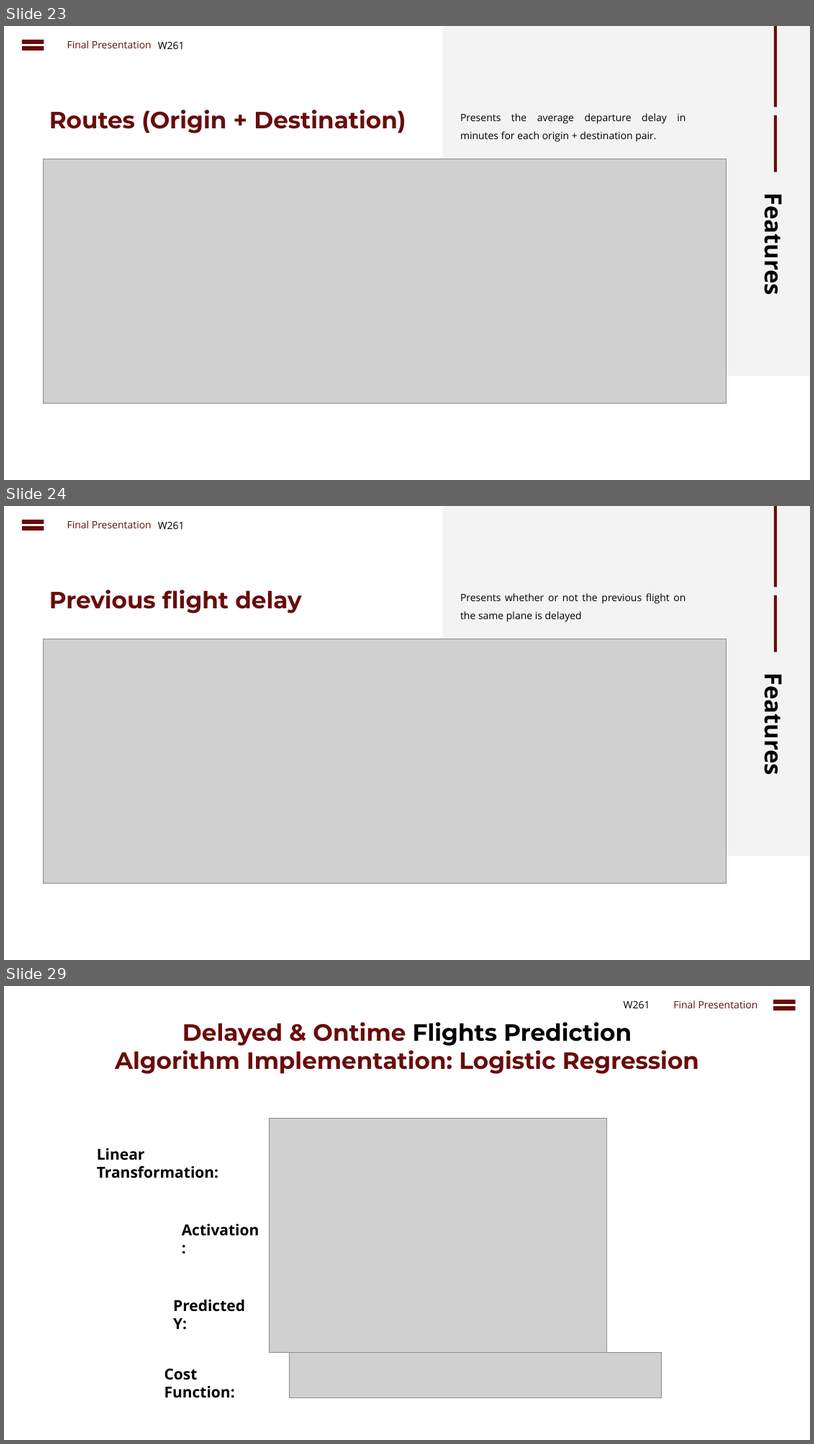
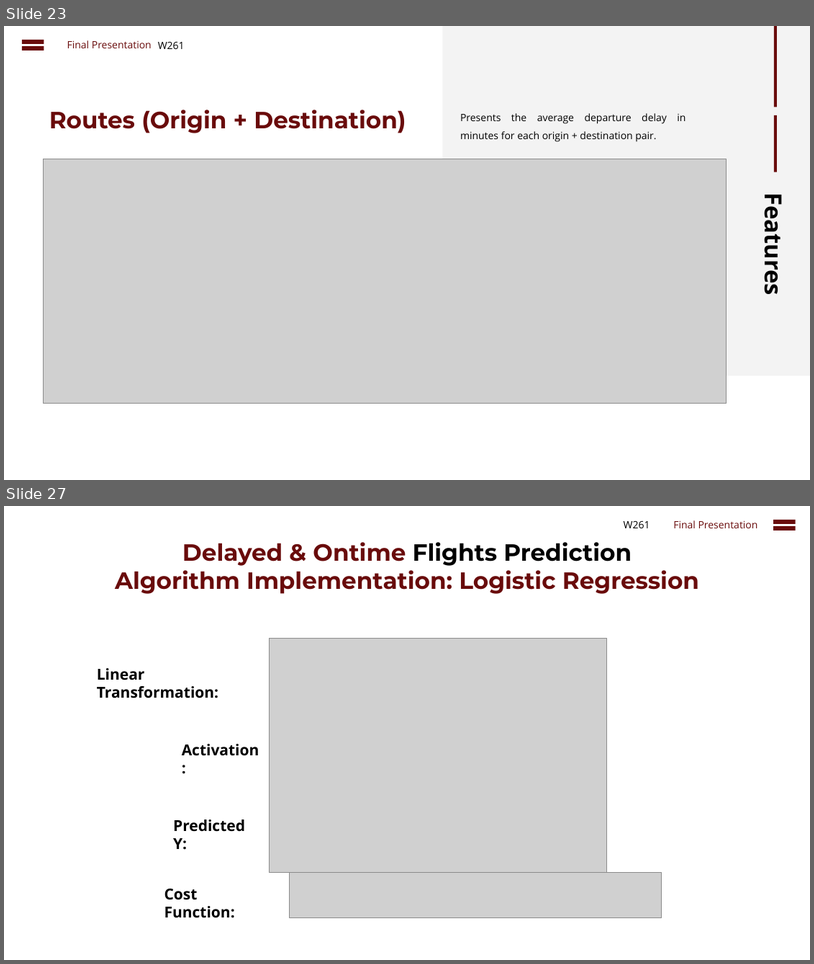
Before and after one commit to cbenge509/flightsontime, a slide deck: presentation/Delayed Flights Prediction - Final.pptx. Shown one above the other, each under a label of ours: slides 23, 24 and 29 before the commit, slides 23 and 27 after it; the slides between them are not shown. The pictures are 814x1444 and 814x964 pixels, drawn with LibreOffice and Linux fonts; fonts in the diff are those of the drawing; grey boxes stand for pictures. Boxes give left, top, right and bottom in pixels: in the first picture for what was removed or moved away, otherwise in the second. Text is boxed around its words. In the diff, an @@ line names an element or a change of style, - is before the commit and + after.

```diff
--- a/presentation/Delayed Flights Prediction - Final.pptx
+++ b/presentation/Delayed Flights Prediction - Final.pptx
@@ slide 24 removed at (x1=4, y1=506, x2=810, y2=960), background #FFFFFF; not listed: 1 template element that a slide beside it also shows @@
@@ math equal removed at (x1=18, y1=515, x2=47, y2=534) @@
@@ text removed at (x1=67, y1=520, x2=152, y2=528) @@
-Final Presentation
@@ text removed at (x1=158, y1=522, x2=185, y2=529) @@
-W261
@@ rectangle removed at (x1=774, y1=506, x2=778, y2=587) @@
@@ text removed at (x1=49, y1=590, x2=301, y2=613) @@
-Previous flight delay
@@ text removed at (x1=460, y1=593, x2=686, y2=622) @@
-Presents whether or not the previous flight on the same plane is delayed
@@ rectangle removed at (x1=774, y1=595, x2=778, y2=651) @@
@@ picture removed at (x1=44, y1=639, x2=727, y2=883) @@
@@ text removed at (x1=759, y1=683, x2=790, y2=772) @@
-Features
@@ what was slide 29 is now slide 27 @@
```
Also in this commit, not shown: 5 slides changed, 2 other slides removed, 1 other file.
